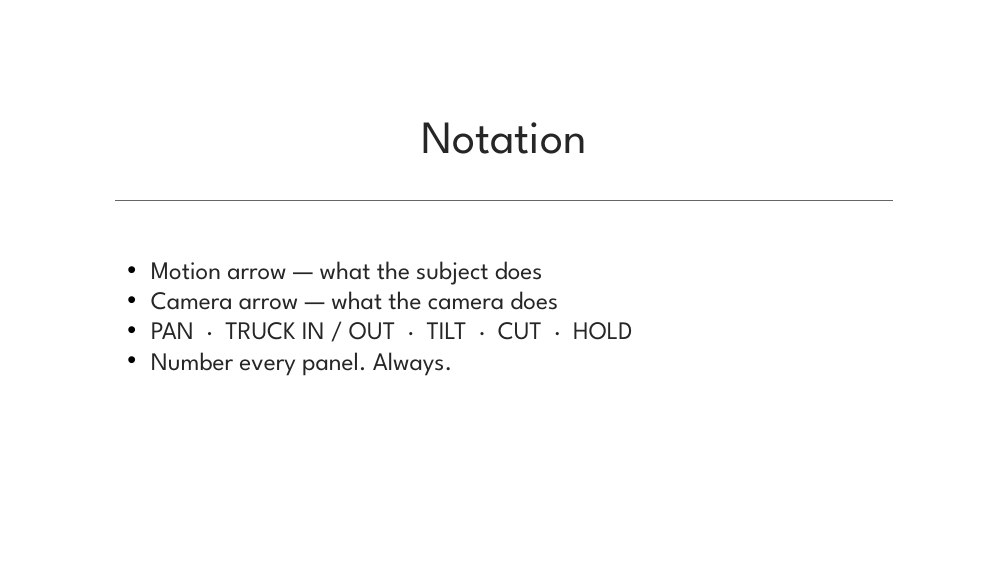
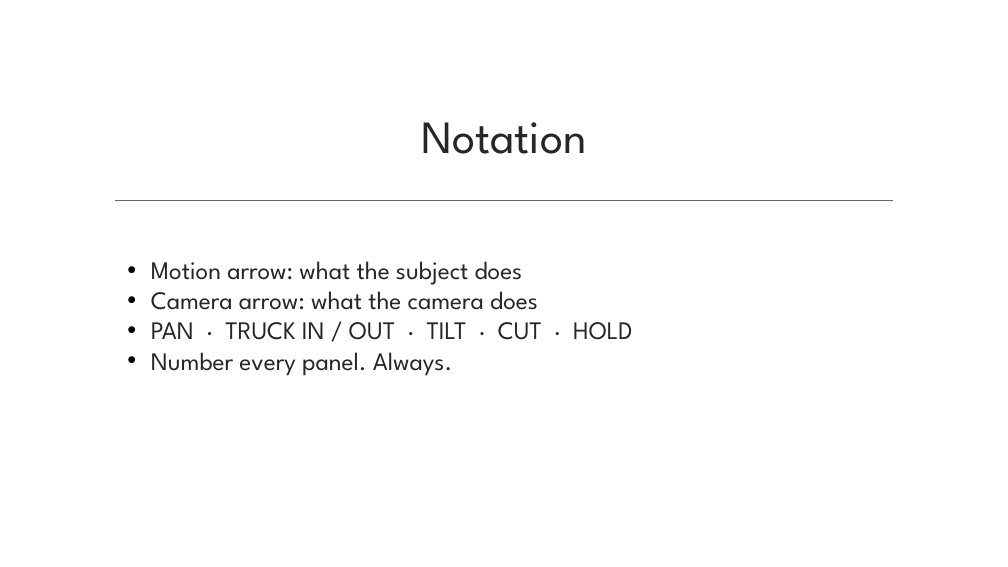
Before and after one commit to dcoes/Classes, a slide deck: slide 45 of Storyboarding/NewLectures/01_Intro_to_Storyboarding.pptx. Drawn at 1008x567 pixels with LibreOffice and Linux fonts; fonts in the diff are those of the drawing; background and template pictures are left out. Boxes give left, top, right and bottom in pixels: in the first picture for what was removed or moved away, otherwise in the second. Text is boxed around its words. In the diff, an @@ line names an element or a change of style, - is before the commit and + after.

```diff
--- a/Storyboarding/NewLectures/01_Intro_to_Storyboarding.pptx
+++ b/Storyboarding/NewLectures/01_Intro_to_Storyboarding.pptx
@@ text at box(151, 261, 538, 310): text changed @@
-• Motion arrow — what the subject does
-• Camera arrow — what the camera does
+• Motion arrow: what the subject does
+• Camera arrow: what the camera does
```
Also in this commit, not shown: 13 other slides changed, 53 other files.
